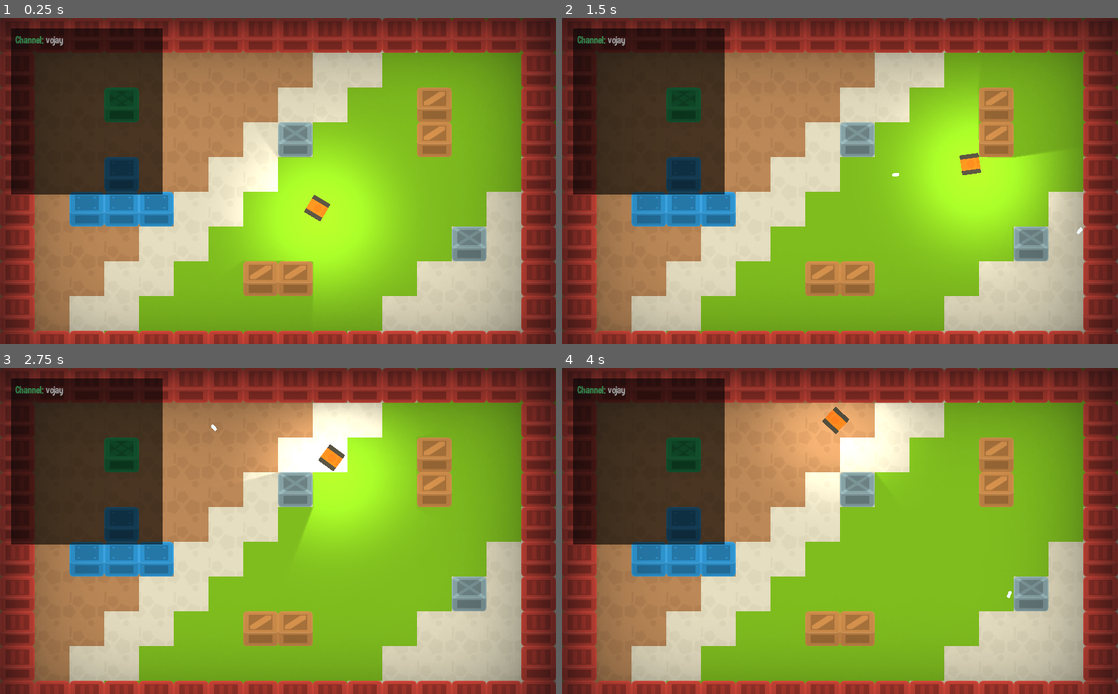
Above: before the commit, frames 1-4 (two rows, left to right).
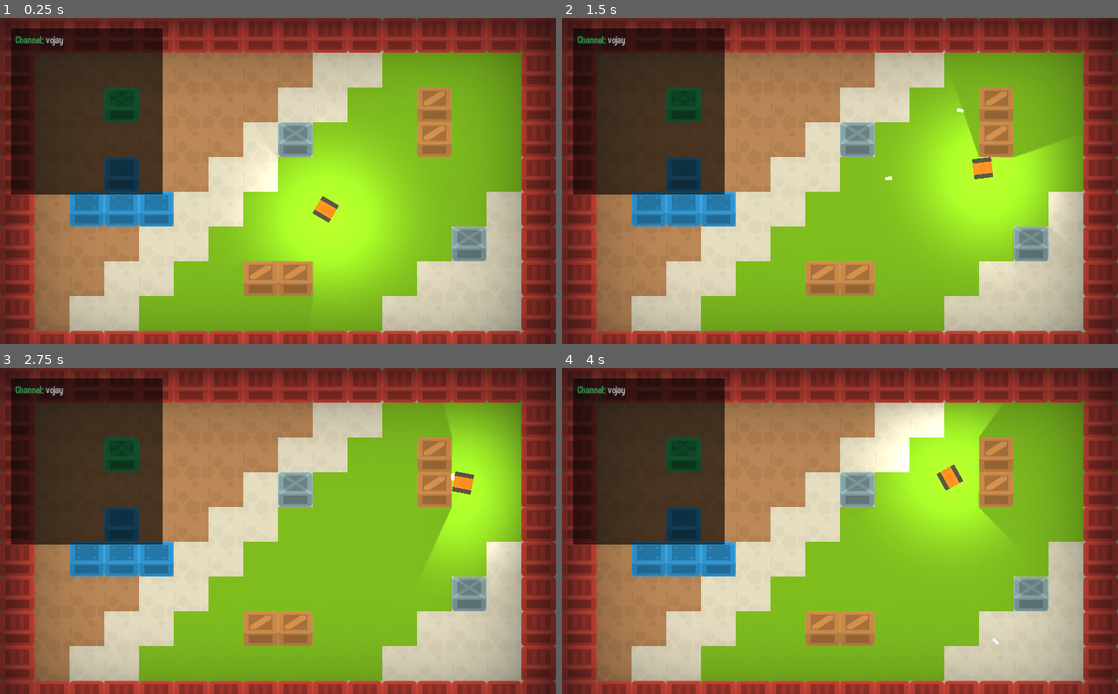
Above: after the commit, the same moments.

Repository: vojay-dev/catch-the-streamer
Game: Godot game, scene res://Game.tscn
Same seed, same stepped clock (60 frames per second), same inputs: the game is played once before the commit and once after it.
Inputs (mouse positions are in pixels of both pictures, inside the frame that each line leads up to):
- Up to frame 1 (0.25 s): no input
- Up to frame 2 (1.5 s): tap Enter at 0.5 s; move the mouse to (962, 164) at 0.52 s; hold W (up) 0.53-1.28 s; click (962, 164) at 0.6 s; move the mouse to (728, 197) at 1.27 s; hold S (down) from 1.28 s (still down); click (728, 197) at 1.35 s
- Up to frame 3 (2.75 s): move the mouse to (333, 459) at 2.02 s; release S (down) at 2.03 s; hold W (up) from 2.03 s (still down); click (333, 459) at 2.1 s
- Up to frame 4 (4 s): move the mouse to (812, 596) at 2.77 s; click (812, 596) at 2.85 s; move the mouse to (1006, 579) at 3.52 s; release W (up) at 3.53 s; hold S (down) from 3.53 s (still down); click (1006, 579) at 3.6 s

The runs differ from the first frame. In frame 1, 0.3% of the frame differs, in the area x 51-61%, y 42-75%; in frame 2, 0.9%; in frame 3, 14%, in the area x 38-94%, y 10-62%; in frame 4, 11%.

Commit message:
Movement improvements and TwitchClient refactoring

Diff:
--- a/Game.tscn
+++ b/Game.tscn
@@ -214,12 +214,12 @@
 tile_data = PoolIntArray( 0, 0, 0, 1, 0, 0, 2, 0, 0, 3, 0, 0, 4, 0, 0, 5, 0, 0, 6, 0, 0, 7, 0, 0, 8, 0, 0, 9, 0, 0, 10, …(2057 unchanged characters)…
 
 [node name="TileMapObstacles" type="TileMap" parent="."]
-tile_set = SubResource( 8 )
+tile_set = SubResource( 12 )
 format = 1
 tile_data = PoolIntArray( 0, 1, 0, 1, 1, 0, 2, 1, 0, 3, 1, 0, 4, 1, 0, 5, 1, 0, 6, 1, 0, 7, 1, 0, 8, 1, 0, 9, 1, 0, 10, …(657 unchanged characters)…
 
 [node name="Player" parent="." instance=ExtResource( 1 )]
-position = Vector2( 584.309, 349.622 )
+position = Vector2( 600, 352 )
 
 [node name="Spawn1" type="Position2D" parent="."]
 position = Vector2( 185.723, 473.5 )
--- a/Player.gd
+++ b/Player.gd
@@ -7,9 +7,11 @@
 	look_at(get_global_mouse_position())
 	var velocity = Vector2.ZERO
 
-	if Input.is_action_pressed("up"):
+	var mouse_distance = (get_global_mouse_position() - position).length()
+
+	if Input.is_action_pressed("up") and mouse_distance > 20:
 		velocity.x += 1
-	if Input.is_action_pressed("down"):
+	if Input.is_action_pressed("down") and mouse_distance > 20:
 		velocity.x -= 1
 
 	velocity = velocity.normalized()
@@ -26,7 +28,10 @@
 
 	bullet_instance.position = $BulletSpawnPosition.get_global_position()
 	bullet_instance.rotation_degrees = rotation_degrees
-	bullet_instance.apply_impulse(Vector2.ZERO, Vector2(1000, 0).rotated(rotation))
+	bullet_instance.apply_impulse(
+		Vector2.ZERO,
+		Vector2(1000, 0).rotated(rotation)
+	)
 
 	get_tree().get_root().add_child(bullet_instance)
 
--- a/TwitchClient.gd
+++ b/TwitchClient.gd
@@ -2,8 +2,6 @@
 extends Node
 
 signal received_chat_message(user, message)
-
-const CHUNK_BUFFER = 8
 
 export(String) var twitch_host = "irc.chat.twitch.tv"
 export(int) var twitch_port = 6667
@@ -105,25 +103,26 @@
 	message_queue.append("PONG :tmi.twitch.tv")
 
 func _handle_chat(input):
-	# See: https://tools.ietf.org/html/rfc1459#section-2.3.1
+	# :nickname!user@host PRIVMSG destination :message
+	# see: https://tools.ietf.org/html/rfc1459#section-2.3.1
 	var components = input.split(" ")
 
-	# Example: :vojay!vojay@vojay.tmi.twitch.tv
-	var user_host = components[0].split('!')
-	if not user_host.size() == 2:
+	# example prefix: :vojay!vojay@vojay.tmi.twitch.tv
+	var prefix = components[0].split('!')
+	if not prefix.size() == 2:
 		return
 
-	var user = user_host[1].split('@')[0]
+	var user = prefix[1].split('@')[0]
 
-	# Reconstruct message
+	# reconstruct message
 	var message = ""
 	for i in range(3, components.size()):
 		message += "%s " % components[i]
 
-	# Remove last space (" ") at the end
+	# remove last space (" ") at the end
 	message.erase(0, 1)
 
-	# Remove colon (:) at the beginning
+	# remove colon (:) at the beginning
 	message.erase(message.length() - 1, 1)
 
 	emit_signal("received_chat_message", user, message)
Not shown: 7 places in Game.tscn that only renumber resources
Not shown, added: .gitattributes
Not shown, added: .gitignore
